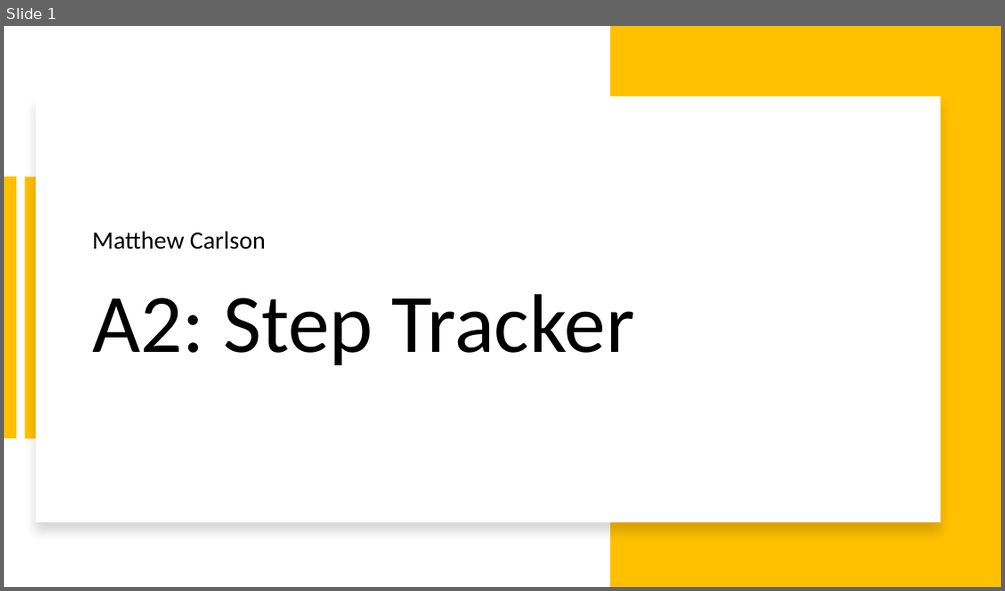
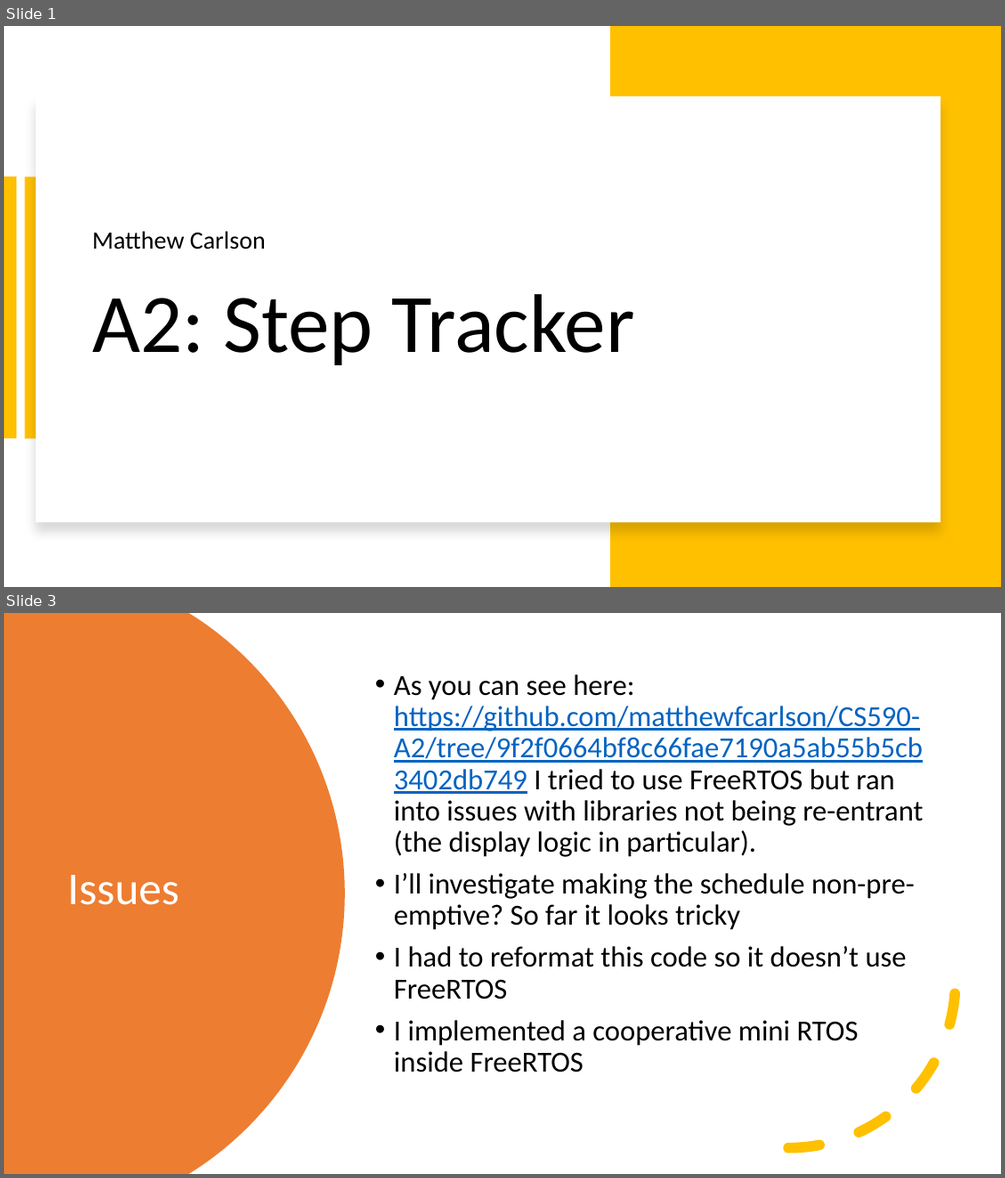
Before and after one commit to matthewfcarlson/CS590-A2, a slide deck: A2.pptx. Shown one above the other, each under a label of ours: slide 1 before the commit, slides 1 and 3 after it; the slides between them are not shown. The pictures are 1005x591 and 1005x1178 pixels, drawn with LibreOffice and Linux fonts; fonts in the diff are those of the drawing. Boxes give left, top, right and bottom in pixels: in the first picture for what was removed or moved away, otherwise in the second. Text is boxed around its words. In the diff, an @@ line names an element or a change of style, - is before the commit and + after.

```diff
--- a/A2.pptx
+++ b/A2.pptx
@@ slide 3 added at (4, 613, 1001, 1174), background #FFFFFF @@
@@ freeform shape added at (4, 613, 345, 1174), fill #ED7D31 @@
@@ text added at (394, 674, 922, 1072), 28 pt, text #000000 @@
+• As you can see here: https://github.com/matthewfcarlson/CS590-A2/tree/9f2f0664bf8c66fae7190a5ab55b5cb3402db749 I tried to use FreeRTOS but ran into issues with libraries not being re-entrant (the display logic in particular).
+• I’ll investigate making the schedule non-pre-emptive? So far it looks tricky
+• I had to reformat this code so it doesn’t use FreeRTOS
+• I implemented a cooperative mini RTOS inside FreeRTOS
@@ arc (boxed as its full ellipse) added at (622, 814, 956, 1149), outline #FFC000 10 pt dashed @@
@@ title added at (67, 875, 179, 905), 44 pt, text #FFFFFF @@
+Issues
```
Also in this commit, not shown: 5 other slides added, 1 slide removed, 3 other files.
